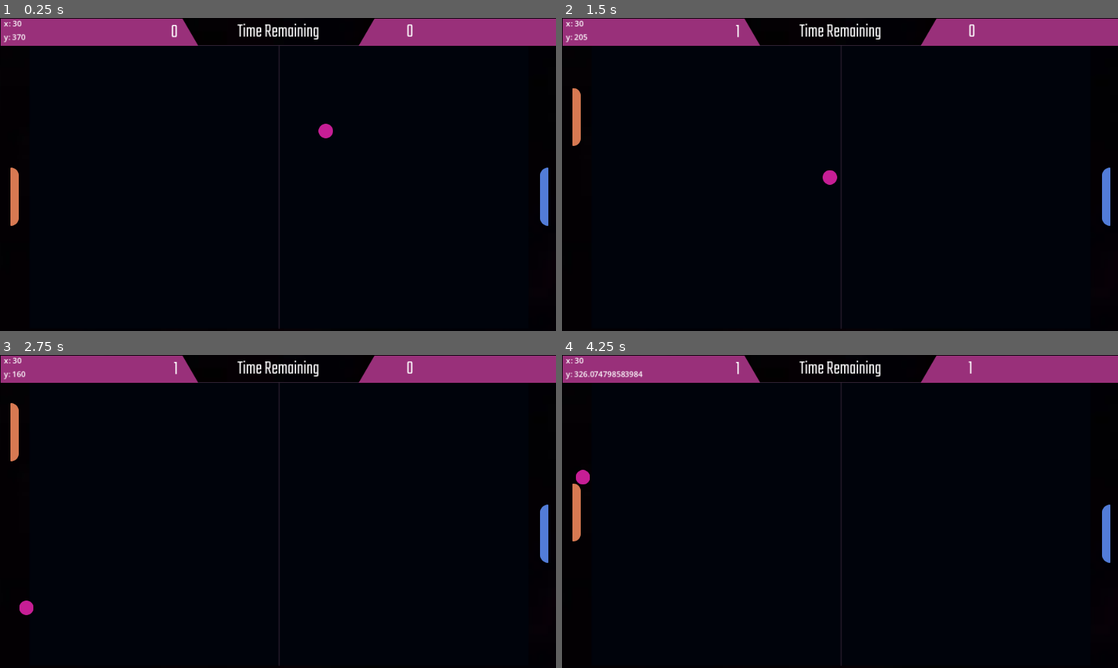
Above: before the commit, frames 1-4 (two rows, left to right).
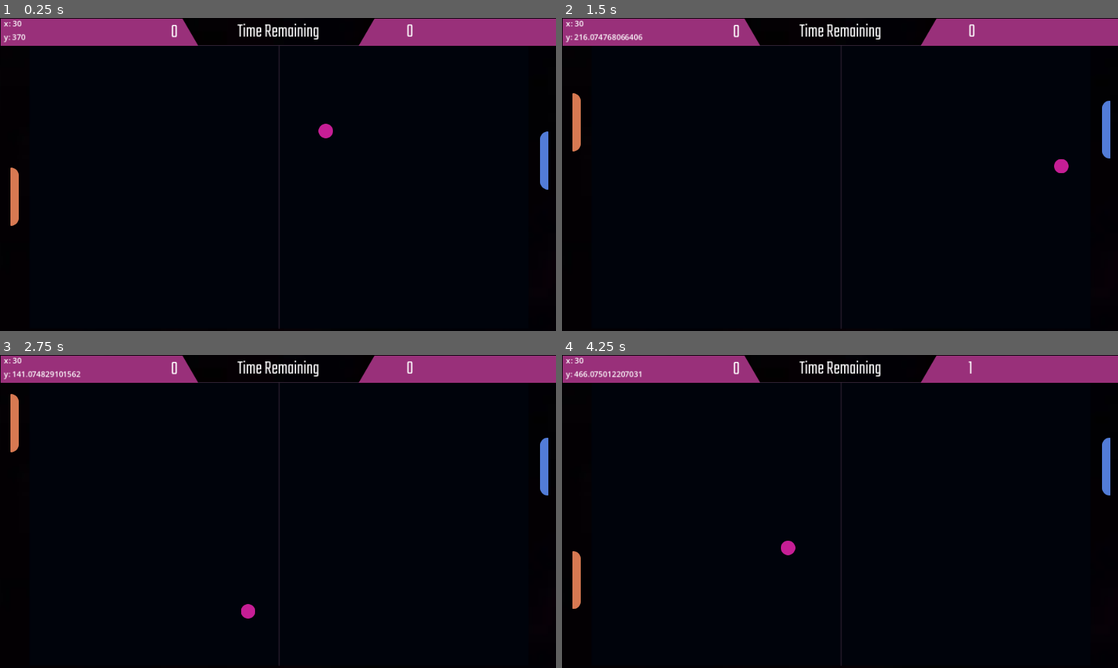
Above: after the commit, the same moments.

Repository: masteratt/20gamechallenge
Game: Godot game, scene res://scenes/main.tscn
The game is run twice, just before and just after one commit, with the same random seed, the same clock (stepped at 60 frames per second) and the same inputs.
Inputs:
- Up to frame 1 (0.25 s): no input
- Up to frame 2 (1.5 s): hold W (up) 0.53-1.28 s; hold S (down) from 1.28 s (still down)
- Up to frame 3 (2.75 s): release S (down) at 2.03 s; hold W (up) from 2.03 s (still down)
- Up to frame 4 (4.25 s): release W (up) at 3.53 s; hold S (down) from 3.53 s (still down)

The runs differ from the first frame. In frame 1, 0.4% of the frame differs, in the area x 97-99%, y 36-67%; in frame 2, 1.0%; in frame 3, 1.0%; in frame 4, 1.4%, in the area x 1-99%, y 2-82%.

Commit message:
gonna try to make ball rigidbody

Diff:
--- a/Game1_Pong/scenes/cpu.tscn
+++ b/Game1_Pong/scenes/cpu.tscn
@@ -1,11 +1,13 @@
-[gd_scene load_steps=2 format=3 uid="uid://blgfy7q878e0e"]
+[gd_scene load_steps=3 format=3 uid="uid://blgfy7q878e0e"]
 
+[ext_resource type="Script" path="res://scripts/cpu.gd" id="1_bksc6"]
 [ext_resource type="Texture2D" uid="uid://d03k5gvqvsv73" path="res://assets/sprites/Computer.png" id="1_dpu80"]
 
-[node name="CPU" type="RigidBody2D"]
+[node name="CPU" type="CharacterBody2D"]
 collision_mask = 6
-gravity_scale = 0.0
-lock_rotation = true
+motion_mode = 1
+platform_floor_layers = 4294967040
+script = ExtResource("1_bksc6")
 
 [node name="Sprite2D" type="Sprite2D" parent="."]
 texture = ExtResource("1_dpu80")
--- a/Game1_Pong/scenes/main.tscn
+++ b/Game1_Pong/scenes/main.tscn
@@ -14,8 +14,10 @@
 [node name="Player" parent="." instance=ExtResource("2_5yy0v")]
 position = Vector2(30, 370)
 
-[node name="CPU" parent="." instance=ExtResource("3_vnksp")]
+[node name="CPU" parent="." node_paths=PackedStringArray("ball") instance=ExtResource("3_vnksp")]
 position = Vector2(1128, 370)
+collision_mask = 4
+ball = NodePath("../Ball")
 
 [node name="Ball" parent="." instance=ExtResource("4_mixc3")]
 position = Vector2(414, 385)
--- a/Game1_Pong/scenes/player.tscn
+++ b/Game1_Pong/scenes/player.tscn
@@ -5,6 +5,8 @@
 
 [node name="Player" type="CharacterBody2D"]
 collision_mask = 4
+motion_mode = 1
+platform_floor_layers = 4294967040
 script = ExtResource("1_aqfmi")
 
 [node name="Sprite2D" type="Sprite2D" parent="."]
--- a/Game1_Pong/scripts/ball.gd
+++ b/Game1_Pong/scripts/ball.gd
@@ -5,7 +5,6 @@
 @onready var ball_start_area: Marker2D = $"../BallStartArea"
 
 var ball_speed: float = initial_ball_speed
-
 
 func _ready() -> void:
 	start_ball()
--- /dev/null
+++ b/Game1_Pong/scripts/cpu.gd
@@ -0,0 +1,25 @@
+extends CharacterBody2D
+
+var speed : int = 300.0
+@export var ball : Ball
+var direction: float
+
+func _physics_process(_delta: float) -> void:
+
+	direction = get_ai_direction()
+	print("cpu direction: " + str(direction))
+	velocity.y = direction * speed
+
+	move_and_slide()
+
+func get_ai_direction() -> int:
+	print(ball.velocity.x)
+	if (ball.velocity.x < 0):
+		return 0
+	if abs(ball.global_position.y - global_position.y) > 10:
+		if ball.global_position.y > global_position.y:
+			return 1
+		else:
+			return -1
+	else:
+		return 0
--- a/Game1_Pong/scripts/player.gd
+++ b/Game1_Pong/scripts/player.gd
@@ -1,6 +1,6 @@
 extends CharacterBody2D
 
-var speed: float = 300
+var speed: float = 500
 
 func _physics_process(delta: float) -> void:
 	var direction: float = Input.get_axis("up", "down")
--- a/Game1_Pong/scripts/position_debug.gd
+++ b/Game1_Pong/scripts/position_debug.gd
@@ -4,6 +4,6 @@
 @onready var x_value: Label = $VBoxContainer/HBoxContainer/xValue
 @onready var y_value: Label = $VBoxContainer/HBoxContainer2/yValue
 
-func _process(delta: float) -> void:
+func _process(_delta: float) -> void:
 	x_value.text = str(node_im_tracking.global_position.x)
 	y_value.text = str(node_im_tracking.global_position.y)
